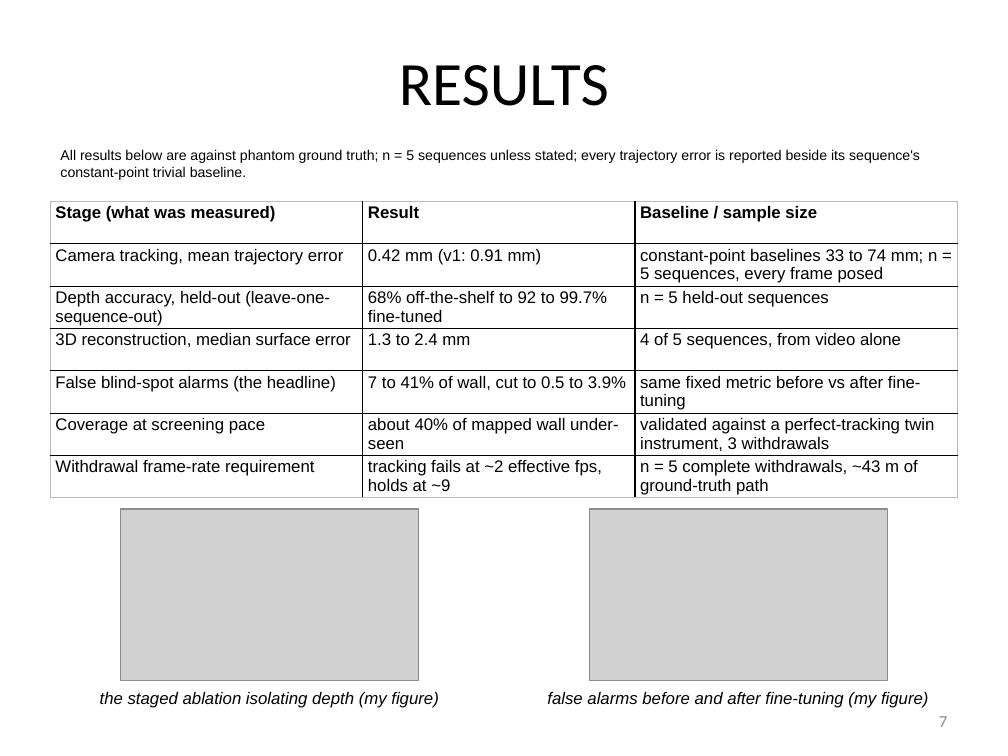
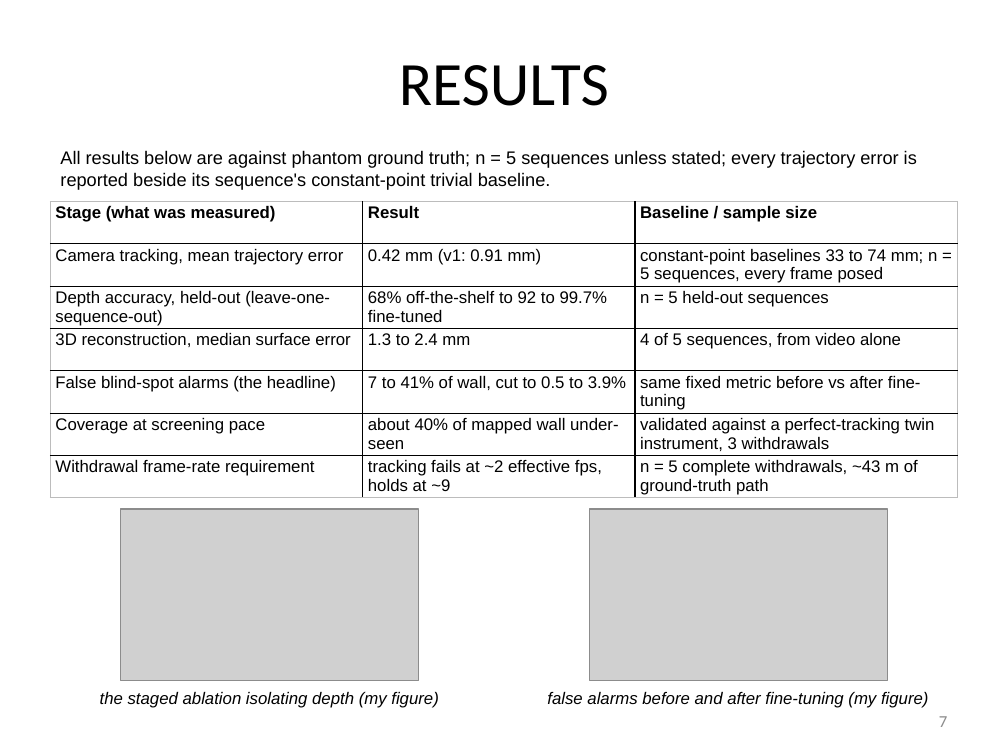
Before and after one commit to bluMoonx/EndoscopicMonocularSLAM, a slide deck: slide 7 of presentation/Argus_GSDSEF_2027_Digital_Presentation.pptx. Drawn at 1008x756 pixels with LibreOffice and Linux fonts; fonts in the diff are those of the drawing; grey boxes stand for pictures. Boxes give left, top, right and bottom in pixels: in the first picture for what was removed or moved away, otherwise in the second. Text is boxed around its words. In the diff, an @@ line names an element or a change of style, - is before the commit and + after.

```diff
--- a/presentation/Argus_GSDSEF_2027_Digital_Presentation.pptx
+++ b/presentation/Argus_GSDSEF_2027_Digital_Presentation.pptx
@@ text "All results below are against ..." at [60, 150, 917, 190]: size 10.1 to 13 pt @@
```
Also in this commit, not shown: 4 other slides changed, 1 other file.
